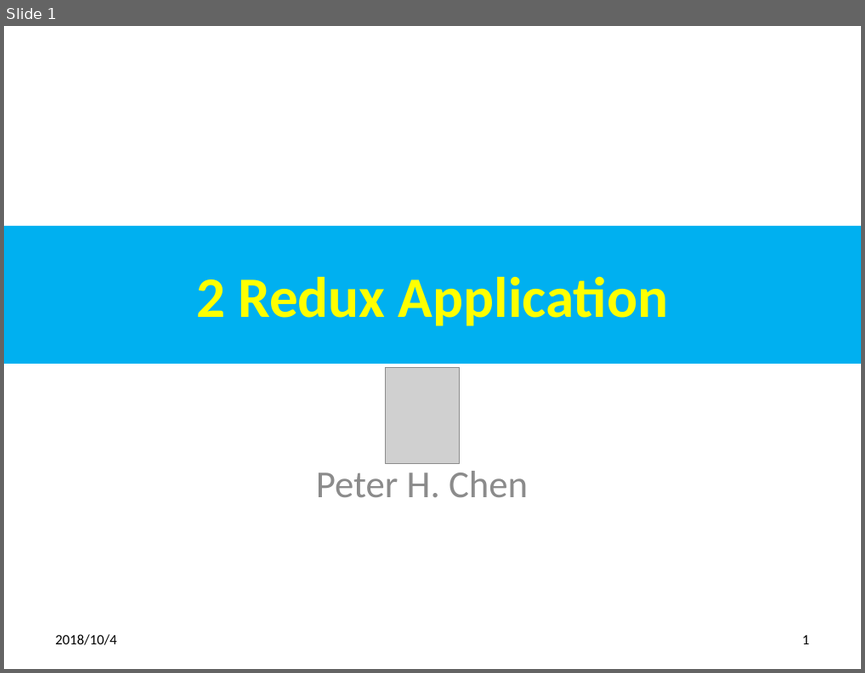
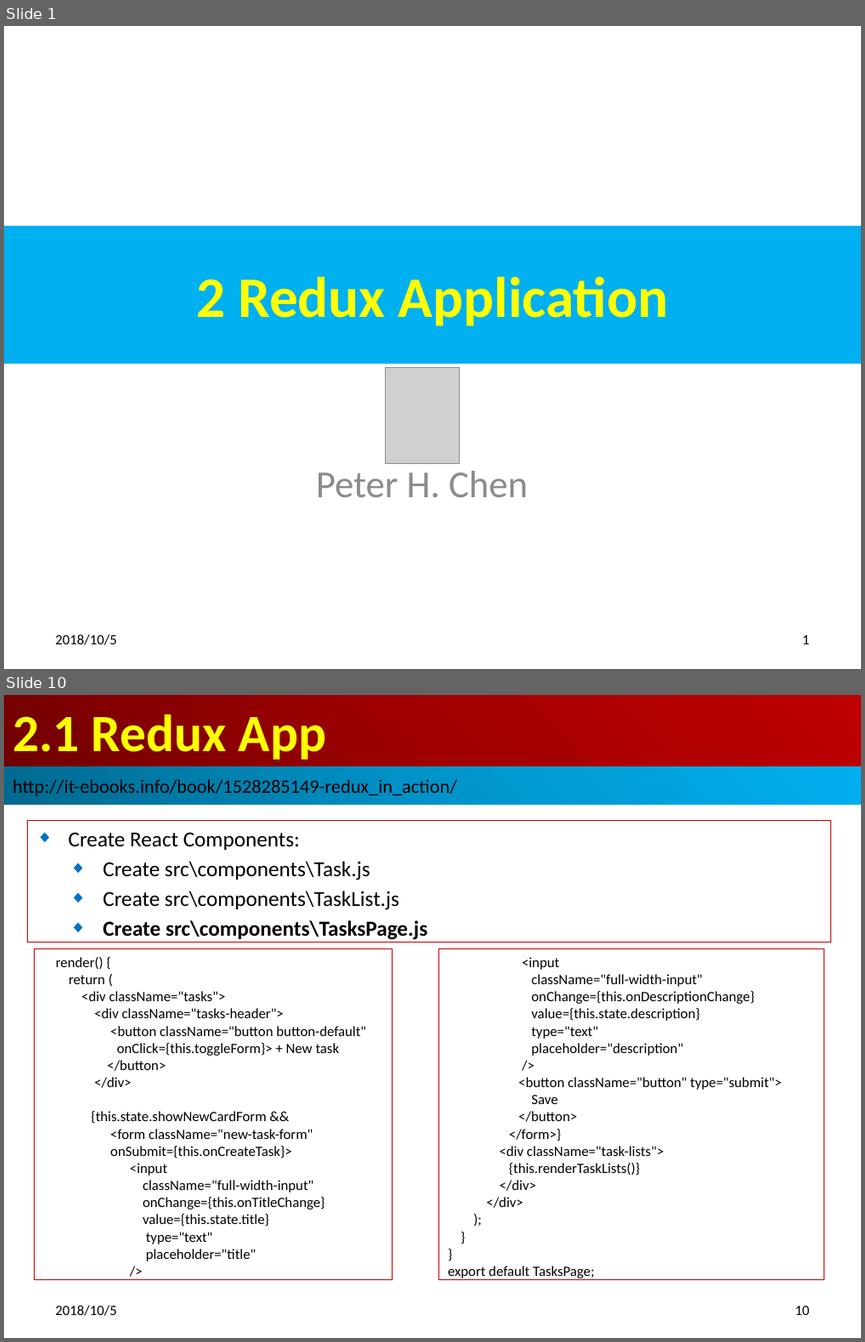
Before and after one commit to peterhchen/redux-code, a slide deck: 15_Ch02_ReduxApp.pptx. Shown one above the other, each under a label of ours: slide 1 before the commit, slides 1 and 10 after it; the slides between them are not shown. The pictures are 865x673 and 865x1342 pixels, drawn with LibreOffice and Linux fonts; fonts in the diff are those of the drawing; grey boxes stand for pictures. Boxes give left, top, right and bottom in pixels: in the first picture for what was removed or moved away, otherwise in the second. Text is boxed around its words. In the diff, an @@ line names an element or a change of style, - is before the commit and + after.

```diff
--- a/15_Ch02_ReduxApp.pptx
+++ b/15_Ch02_ReduxApp.pptx
@@ slide 10 added at bbox=[4, 695, 861, 1338], background #FFFFFF @@
@@ title added at bbox=[4, 695, 861, 767], fill gradient #720000 to #A20000 to #C00000, 44 pt, text #FFFF00, bold @@
+2.1 Redux App
@@ rectangle added at bbox=[4, 767, 861, 805], fill gradient #00688E to #0094CA to #00B0F0, 16 pt, text #000000 @@
+http://it-ebooks.info/book/1528285149-redux_in_action/
@@ subtitle added at bbox=[28, 821, 831, 942], outline #C00000 0.75 pt, 18 pt, text #000000 @@
+◆ Create React Components:
+◆ Create src\components\Task.js
+◆ Create src\components\TaskList.js
+◆ Create src\components\TasksPage.js
@@ rectangle added at bbox=[34, 948, 392, 1279], outline #C00000 0.75 pt, 12 pt, text #000000 @@
+render() {
+return (
+<div className="tasks">
+<div className="tasks-header">
+<button className="button button-default"
+onClick={this.toggleForm}> + New task
+</button>
+</div>
+{this.state.showNewCardForm &&
+<form className="new-task-form"
+onSubmit={this.onCreateTask}>
+<input
+className="full-width-input"
+onChange={this.onTitleChange}
+value={this.state.title}
+type="text"
+placeholder="title"
+/>
@@ rectangle added at bbox=[439, 948, 824, 1279], outline #C00000 0.75 pt, 12 pt, text #000000 @@
+<input
+className="full-width-input"
+onChange={this.onDescriptionChange}
+value={this.state.description}
+type="text"
+placeholder="description"
+/>
+<button className="button" type="submit">
+Save
+</button>
+</form>}
+<div className="task-lists">
+{this.renderTaskLists()}
+</div>
+</div>
+);
+}
+}
+export default TasksPage;
@@ text added at bbox=[55, 1304, 116, 1315], 12 pt, text #000000 @@
+2018/10/5
@@ page number added at bbox=[794, 1305, 809, 1315], 12 pt, text #000000 @@
+10
@@ slide 1 changed as well @@
@@ text at bbox=[55, 634, 116, 645]: text changed @@
-2018/10/4
+2018/10/5
```
Also in this commit, not shown: 3 other slides changed, 12 other slides added.
